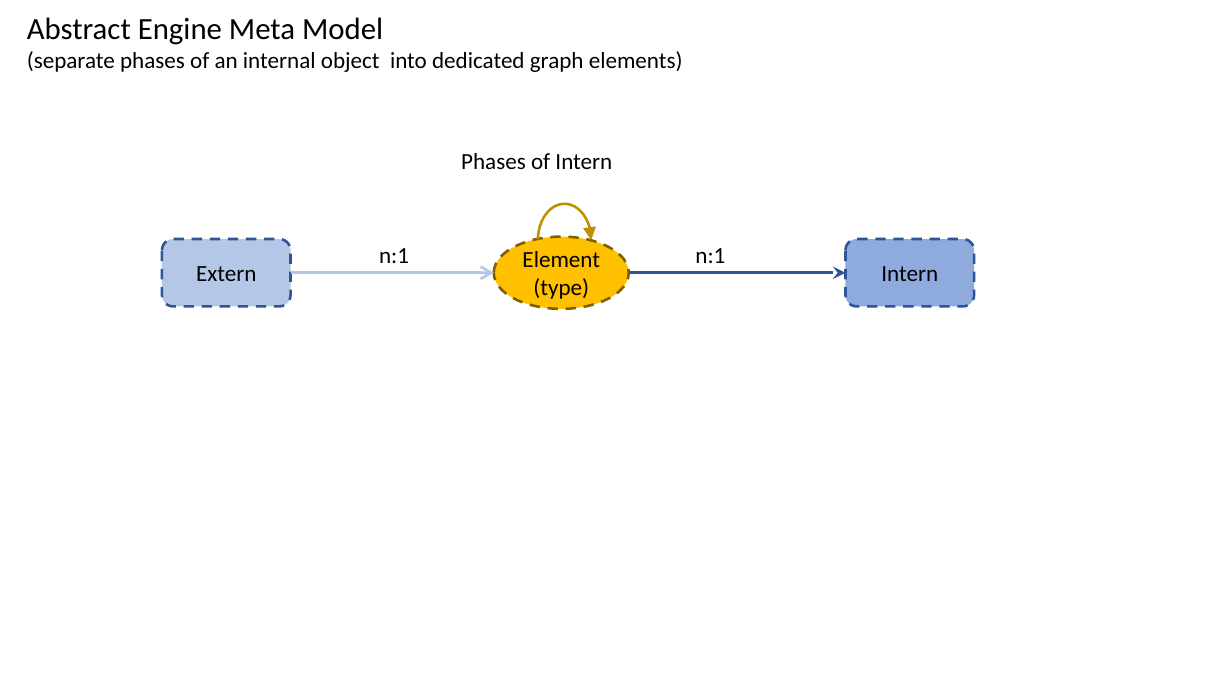
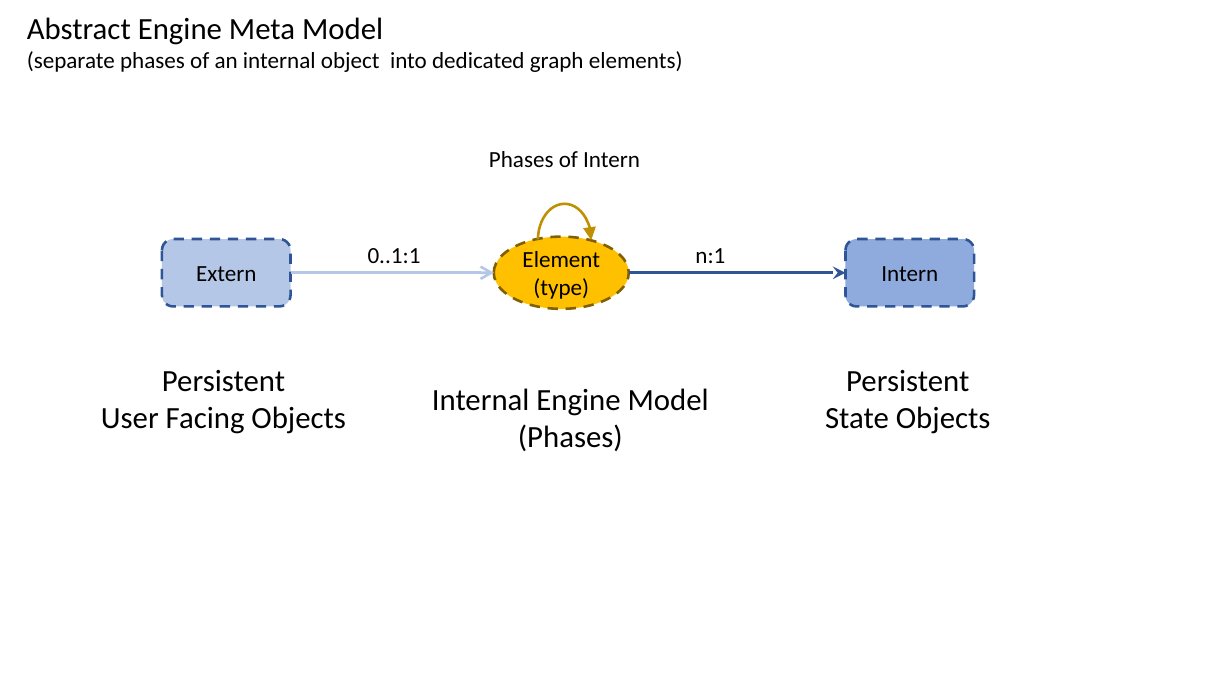
Before and after one commit to mandelsoft/engine, a slide deck: slide 4 of engine.pptx. Drawn at 1232x693 pixels with LibreOffice and Linux fonts; fonts in the diff are those of the drawing. Boxes give left, top, right and bottom in pixels: in the first picture for what was removed or moved away, otherwise in the second. Text is boxed around its words. In the diff, an @@ line names an element or a change of style, - is before the commit and + after.

```diff
--- a/engine.pptx
+++ b/engine.pptx
@@ text "Phases of Intern": place and size @@
-text "Phases of Intern" at [461, 153, 612, 169]
+text "Phases of Intern" at [489, 151, 640, 167]
@@ text at [368, 248, 421, 263]: text changed @@
-n:1
+0..1:1
@@ text added at [101, 370, 346, 434], 24 pt, text #000000 @@
+Persistent
+User Facing Objects
@@ text added at [432, 388, 709, 451], 24 pt, text #000000 @@
+Internal Engine Model
+(Phases)
@@ text added at [825, 370, 991, 434], 24 pt, text #000000 @@
+Persistent
+State Objects
```
Also in this commit, not shown: 2 other slides changed, 6 slides added, 8 other files.
